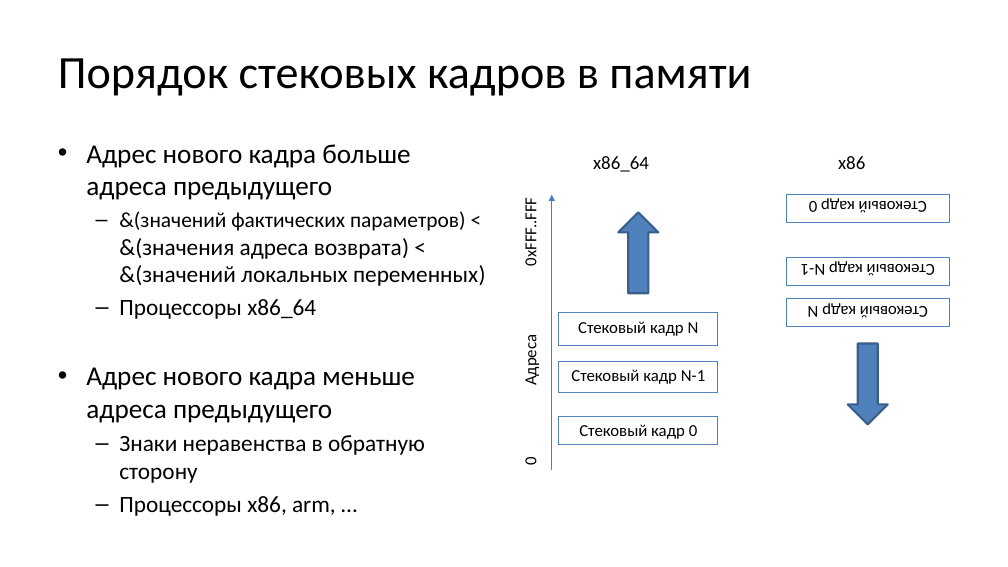
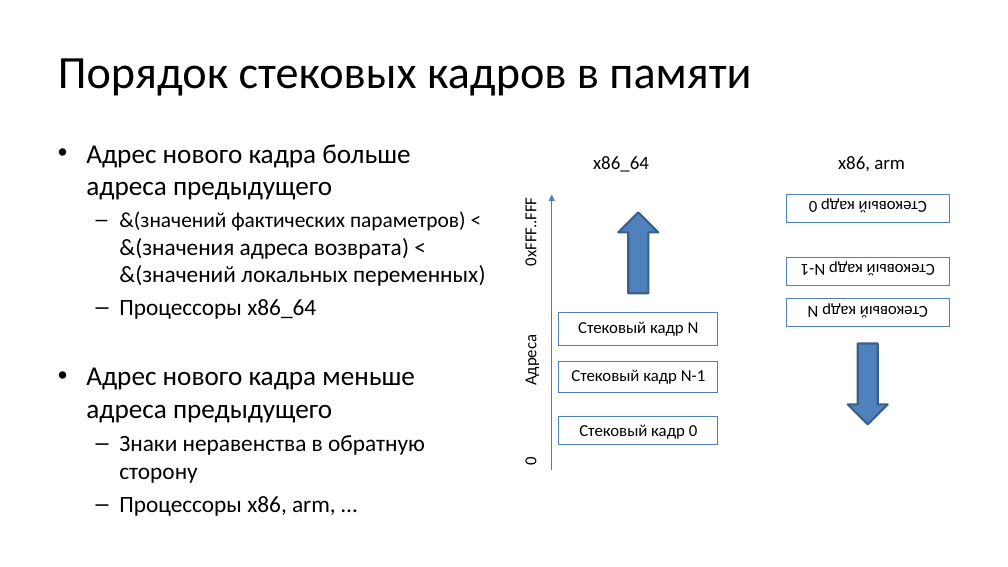
Before and after one commit to Evgueni-Petrov-aka-espetrov/Algorithms-and-Programming-in-C-pptx, a slide deck: slide 24 of 05 Функции.pptx. Drawn at 1008x567 pixels with LibreOffice and Linux fonts; fonts in the diff are those of the drawing. Boxes give left, top, right and bottom in pixels: in the first picture for what was removed or moved away, otherwise in the second. Text is boxed around its words. In the diff, an @@ line names an element or a change of style, - is before the commit and + after.

```diff
--- a/05 Функции.pptx
+++ b/05 Функции.pptx
@@ text at (x1=838, y1=156, x2=905, y2=171): text changed @@
-x86
+x86, arm
```
Also in this commit, not shown: 17 other slides changed, 5 other files.
